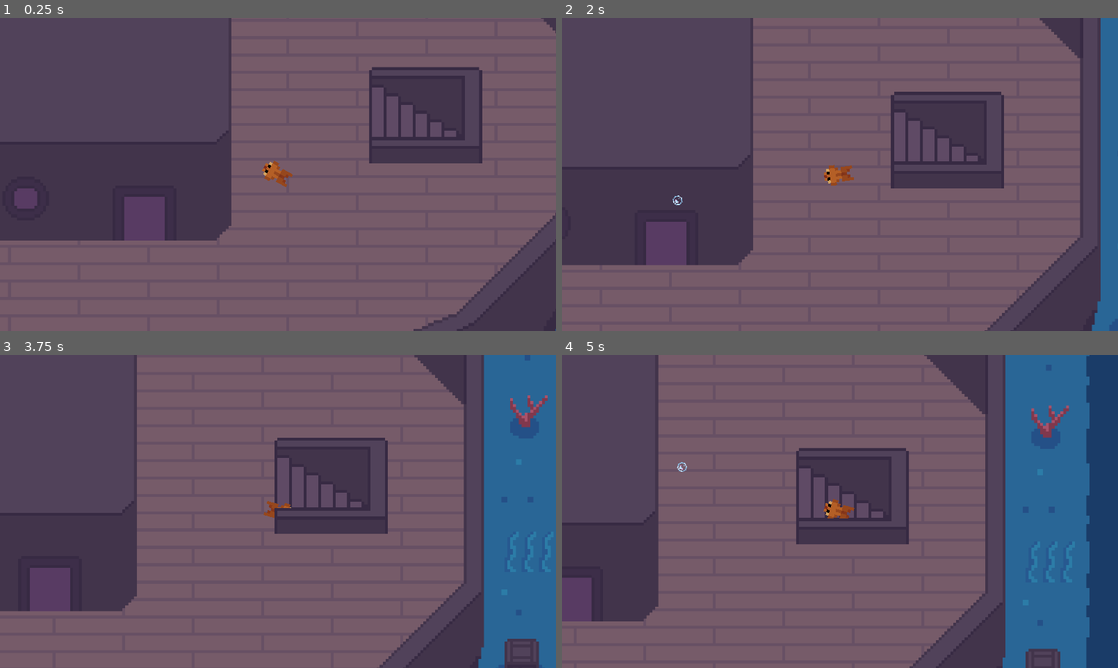
Above: before the commit, frames 1-4 (two rows, left to right).
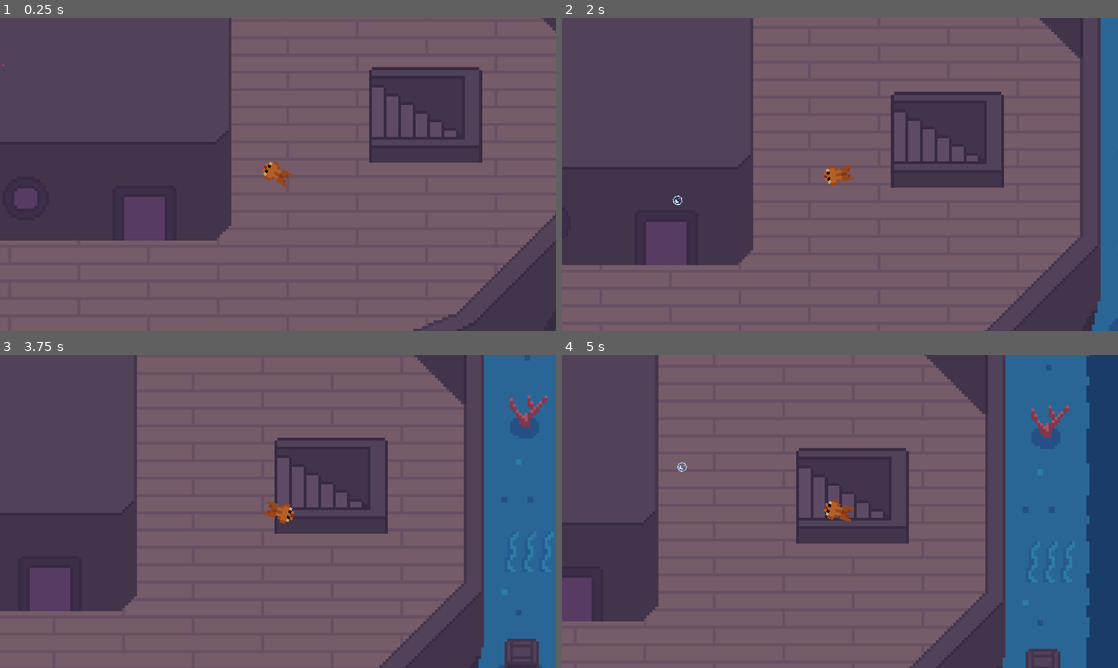
Above: after the commit, the same moments.

Repository: canaryincoalmine/Fish-Society-and-its-Bubbles
Game: Godot game, scene res://Code/Screens/Level 1.tscn
Same seed, same stepped clock (60 frames per second), same inputs: the game is played once before the commit and once after it. This scene is started directly instead of the project's main scene.
Inputs (mouse positions are in pixels of both pictures, inside the frame that each line leads up to):
- Up to frame 1 (0.25 s): no input
- Up to frame 2 (2 s): move the mouse to (962, 158) at 0.52 s; tap Space (dash) at 0.6 s; move the mouse to (728, 190) at 1.27 s; click (728, 190) at 1.35 s
- Up to frame 3 (3.75 s): move the mouse to (333, 442) at 2.02 s; tap Space (dash) at 2.1, 3.6 s; tap Enter at 2.75 s; move the mouse to (250, 574) at 2.77 s; click (250, 574) at 2.85 s; move the mouse to (444, 558) at 3.52 s
- Up to frame 4 (5 s): move the mouse to (673, 464) at 4.27 s; click (673, 464) at 4.35 s

The runs differ from the first frame. In frame 1, less than 0.1% of the frame differs, in the area x 0-87%, y 14-47%; in frame 2, 0.1%; in frame 3, 0.2%, in the area x 49-67%, y 48-54%; in frame 4, 0.1%.

Commit message:
Baked enemy navigation for level 1.

Diff:
--- a/Code/Enemies/Cod/cod.gd
+++ b/Code/Enemies/Cod/cod.gd
@@ -3,11 +3,11 @@
 
 const SPEED = 150.0
 
-@export var player: Node2D
+@export var target_to_chase: Node2D
 @onready var navigation_agent := $NavigationAgent2D as NavigationAgent2D
 @onready var timer := $Timer as Timer
 
 func _physics_process(delta: float) -> void:
-	navigation_agent.target_position = player.global_position
+	navigation_agent.target_position = target_to_chase.global_position
 	velocity = global_position.direction_to(navigation_agent.get_next_path_position()) * SPEED
 	move_and_slide()
--- a/Code/Screens/Level 1.tscn
+++ b/Code/Screens/Level 1.tscn
@@ -7,56 +7,24 @@
 [ext_resource type="Texture2D" uid="uid://bri8exuq6oqrs" path="res://Sprites/Maps/Level1/Underwater stairs .png" id="4_e5a6p"]
 [ext_resource type="Texture2D" uid="uid://cqhyboxt7ukbf" path="res://Sprites/Maps/Level1/Underwater stairs top layer.png" id="5_82kac"]
 [ext_resource type="Texture2D" uid="uid://cnl8aj5qh7qhp" path="res://Sprites/Maps/Level1/Ship top layer.png" id="6_tsaih"]
+[ext_resource type="PackedScene" uid="uid://74lnysi4i3b7" path="res://Code/Enemies/Cod/Cod.tscn" id="7_5okh8"]
 [ext_resource type="Texture2D" uid="uid://dhhp18k04y1hh" path="res://Sprites/Maps/Level1/Deck room top layer.png" id="7_unpje"]
 [ext_resource type="AudioStream" uid="uid://bi3m32ns5vnuq" path="res://Audio/main_soundtrack.wav" id="8_8biuh"]
 
 [sub_resource type="NavigationPolygon" id="NavigationPolygon_eeqhf"]
-vertices = PackedVector2Array(1975.02, -1131.01, 1982.96, 1504.91, -1924.98, 1473.08, -1921.01, -1134.98)
-polygons = Array[PackedInt32Array]([PackedInt32Array(0, 1, 2, 3)])
+vertices = PackedVector2Array(1975.02, -1131.01, 1982.96, 1504.91, 1930.01, 772.117, 1926.99, -136.156, 1588.75, -474.391, 1568.65, 1134.5, 809.109, -819, -1921.01, -1134.98, -1172.63, -817.422, -1711.05, -817, -1844.01, -688.227, -1924.98, 1473.08, -1840.99, 1318.13, -1710.16, 1450.01, 802.961, 1446)
+polygons = Array[PackedInt32Array]([PackedInt32Array(0, 1, 2, 3), PackedInt32Array(0, 3, 4), PackedInt32Array(5, 2, 1), PackedInt32Array(0, 4, 6), PackedInt32Array(7, 0, 6, 8, 9), PackedInt32Array(7, 9, 10), PackedInt32Array(11, 7, 10, 12), PackedInt32Array(11, 12, 13), PackedInt32Array(1, 11, 13, 14), PackedInt32Array(1, 14, 5)])
 outlines = Array[PackedVector2Array]([PackedVector2Array(-1931, -1145, 1985, -1141, 1993, 1515, -1935, 1483)])
 
 [node name="Main" type="Node2D"]
 script = ExtResource("1_p740o")
 
 [node name="Player" parent="." instance=ExtResource("1_jh7pn")]
+top_level = true
 position = Vector2(973, 389)
 scale = Vector2(10, 10)
 
 [node name="Camera2D" type="Camera2D" parent="Player"]
-
-[node name="MainBackground" type="Sprite2D" parent="."]
-show_behind_parent = true
-scale = Vector2(10, 10)
-texture = ExtResource("2_8mxin")
-
-[node name="StaticBody2D" type="StaticBody2D" parent="MainBackground"]
-
-[node name="CollisionPolygon2D" type="CollisionPolygon2D" parent="MainBackground/StaticBody2D"]
-position = Vector2(0, 26.4)
-build_mode = 1
-polygon = PackedVector2Array(-183.4, -94.8, -170.7, -107.1, -117.262, -107.142, 80.7, -107.3, 158.3, -73, 191.7, -39.6, 192, 50.4, 156.3, 86.2, 80.1, 117.2, -170.6, 117.6, -183.1, 105)
-
-[node name="UnderwaterDeckRoom" type="Sprite2D" parent="."]
-show_behind_parent = true
-position = Vector2(191, 65)
-scale = Vector2(10, 10)
-texture = ExtResource("3_bcxjj")
-
-[node name="StaticBody2D" type="StaticBody2D" parent="UnderwaterDeckRoom"]
-
-[node name="CollisionPolygon2D" type="CollisionPolygon2D" parent="UnderwaterDeckRoom/StaticBody2D"]
-polygon = PackedVector2Array(-60.6, 38.5, -57.2, 38.5, 51.8, 38.8, 59.7, 38.6, 59.8, -32.8, -60.7, -34.2)
-
-[node name="UnderwaterStairs" type="Sprite2D" parent="."]
-show_behind_parent = true
-position = Vector2(1467, 177)
-scale = Vector2(10, 10)
-texture = ExtResource("4_e5a6p")
-
-[node name="StaticBody2D" type="StaticBody2D" parent="UnderwaterStairs"]
-
-[node name="CollisionPolygon2D" type="CollisionPolygon2D" parent="UnderwaterStairs/StaticBody2D"]
-polygon = PackedVector2Array(-19.5, 15.9, 18.9, 16.2, 18.8, -13.2, -19.7, -13.3, -19.5, -11, 12.3, 5.4, 14.4, 11.7, -19.5, 11.7)
 
 [node name="UnderwaterStairsTopLayer" type="Sprite2D" parent="."]
 position = Vector2(1467, 179)
@@ -79,3 +47,39 @@
 
 [node name="NavigationRegion2D" type="NavigationRegion2D" parent="."]
 navigation_polygon = SubResource("NavigationPolygon_eeqhf")
+
+[node name="MainBackground" type="Sprite2D" parent="NavigationRegion2D"]
+show_behind_parent = true
+scale = Vector2(10, 10)
+texture = ExtResource("2_8mxin")
+
+[node name="StaticBody2D" type="StaticBody2D" parent="NavigationRegion2D/MainBackground"]
+
+[node name="CollisionPolygon2D" type="CollisionPolygon2D" parent="NavigationRegion2D/MainBackground/StaticBody2D"]
+position = Vector2(0, 26.4)
+build_mode = 1
+polygon = PackedVector2Array(-183.4, -94.8, -170.7, -107.1, -117.262, -107.142, 80.7, -107.3, 158.3, -73, 191.7, -39.6, 192, 50.4, 156.3, 86.2, 80.1, 117.2, -170.6, 117.6, -183.1, 105)
+
+[node name="UnderwaterDeckRoom" type="Sprite2D" parent="NavigationRegion2D"]
+show_behind_parent = true
+position = Vector2(191, 65)
+scale = Vector2(10, 10)
+texture = ExtResource("3_bcxjj")
+
+[node name="StaticBody2D" type="StaticBody2D" parent="NavigationRegion2D/UnderwaterDeckRoom"]
+
+[node name="CollisionPolygon2D" type="CollisionPolygon2D" parent="NavigationRegion2D/UnderwaterDeckRoom/StaticBody2D"]
+polygon = PackedVector2Array(-60.6, 38.5, -57.2, 38.5, 51.8, 38.8, 59.7, 38.6, 59.8, -32.8, -60.7, -34.2)
+
+[node name="UnderwaterStairs" type="Sprite2D" parent="NavigationRegion2D"]
+show_behind_parent = true
+position = Vector2(1467, 177)
+scale = Vector2(10, 10)
+texture = ExtResource("4_e5a6p")
+
+[node name="StaticBody2D" type="StaticBody2D" parent="NavigationRegion2D/UnderwaterStairs"]
+
+[node name="CollisionPolygon2D" type="CollisionPolygon2D" parent="NavigationRegion2D/UnderwaterStairs/StaticBody2D"]
+polygon = PackedVector2Array(-19.5, 15.9, 18.9, 16.2, 18.8, -13.2, -19.7, -13.3, -19.5, -11, 12.3, 5.4, 14.4, 11.7, -19.5, 11.7)
+
+[node name="Cod" parent="." instance=ExtResource("7_5okh8")]
--- a/project.godot
+++ b/project.godot
@@ -26,6 +26,12 @@
 
 [input]
 
+left={
+"deadzone": 0.5,
+"events": [Object(InputEventKey,"resource_local_to_scene":false,"resource_name":"","device":0,"window_id":0,"alt_pressed":false,"shift_pressed":false,"ctrl_pressed":false,"meta_pressed":false,"pressed":false,"keycode":0,"physical_keycode":65,"key_label":0,"unicode":0,"location":0,"echo":false,"script":null)
+, Object(InputEventKey,"resource_local_to_scene":false,"resource_name":"","device":0,"window_id":0,"alt_pressed":false,"shift_pressed":false,"ctrl_pressed":false,"meta_pressed":false,"pressed":false,"keycode":0,"physical_keycode":4194319,"key_label":0,"unicode":0,"location":0,"echo":false,"script":null)
+]
+}
 shoot={
 "deadzone": 0.5,
 "events": [Object(InputEventMouseButton,"resource_local_to_scene":false,"resource_name":"","device":-1,"window_id":0,"a …(253 unchanged characters)…
Not shown: 1 places in Code/Screens/Level 1.tscn that only renumber resources
